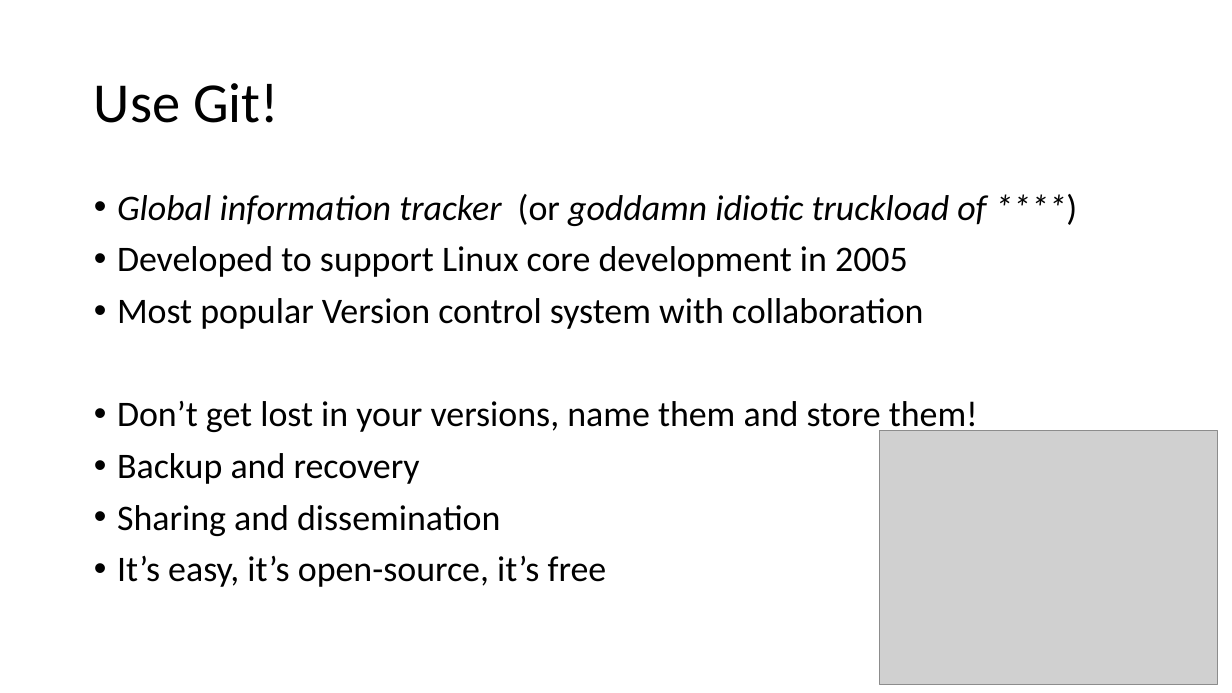
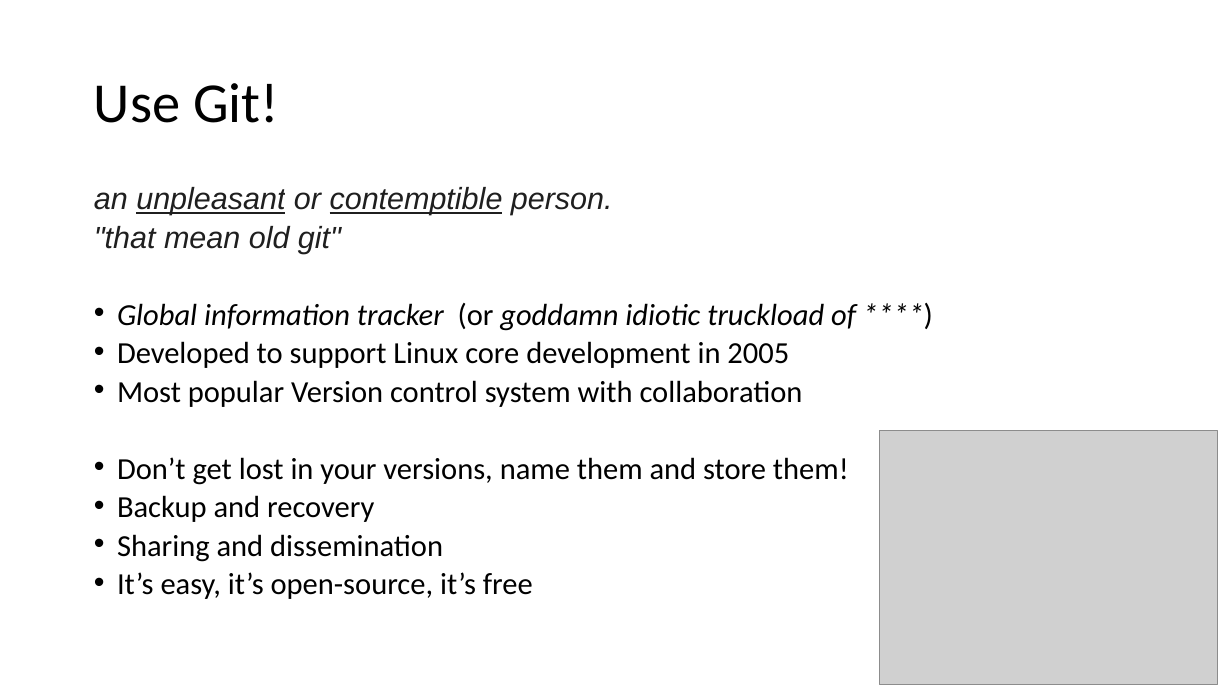
Before and after one commit to yuricai/Phys520, a slide deck: slide 9 of 01_GitTutorial/HowToGit_Introduction.pptx. Drawn at 1232x693 pixels with LibreOffice and Linux fonts; fonts in the diff are those of the drawing; grey boxes stand for pictures. Boxes give left, top, right and bottom in pixels: in the first picture for what was removed or moved away, otherwise in the second. Text is boxed around its words. In the diff, an @@ line names an element or a change of style, - is before the commit and + after.

```diff
--- a/01_GitTutorial/HowToGit_Introduction.pptx
+++ b/01_GitTutorial/HowToGit_Introduction.pptx
@@ text at (94, 187, 613, 253): paragraphs added @@
+an unpleasant or contemptible person.
+"that mean old git"
@@ text at (117, 303, 856, 599): size 28 to 23.8 pt in "Global information tracker (or goddamn idiotic truckload ...", "Developed to support Linux core development in ...", "Most popular Version control system with collaboration", "Don’t get lost in your versions, name ..." and 3 more places; line spacing 0.9 to 0.7 @@
```
Also in this commit, not shown: 7 other slides changed, 2 slides added, 2 other files.
